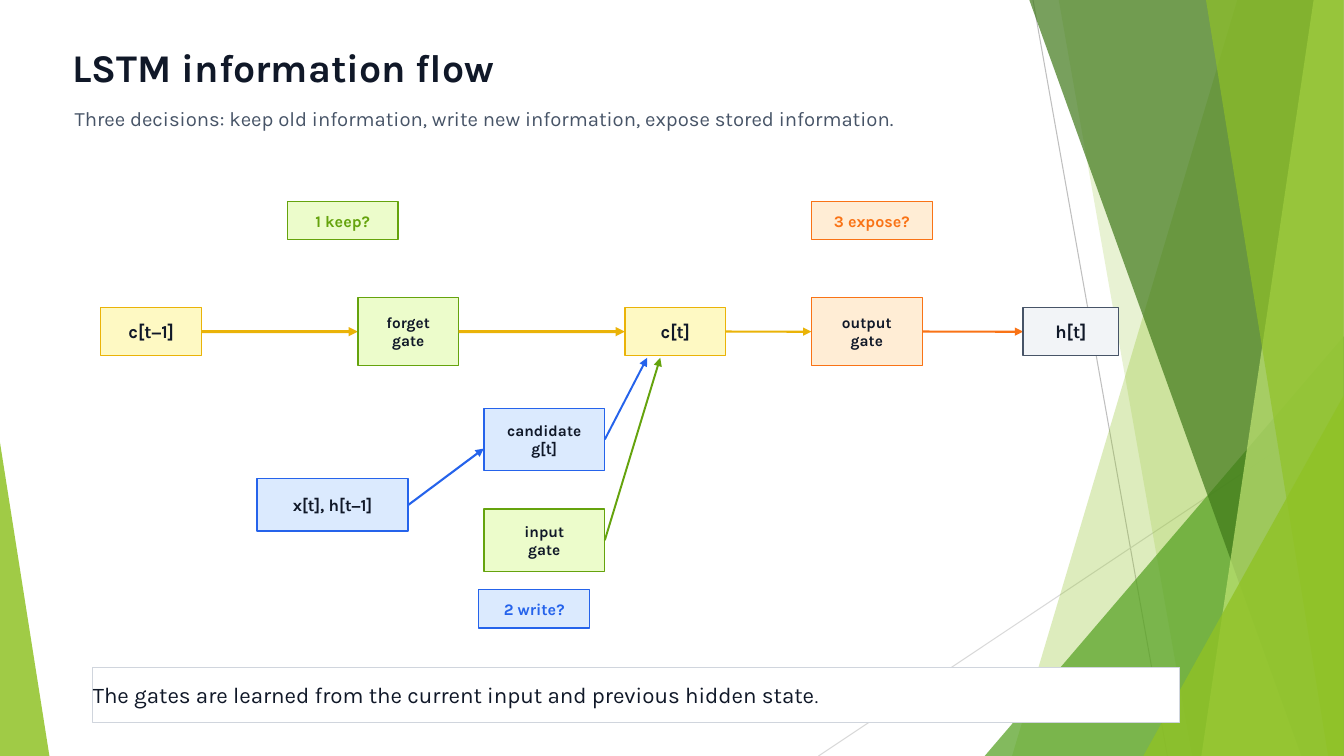
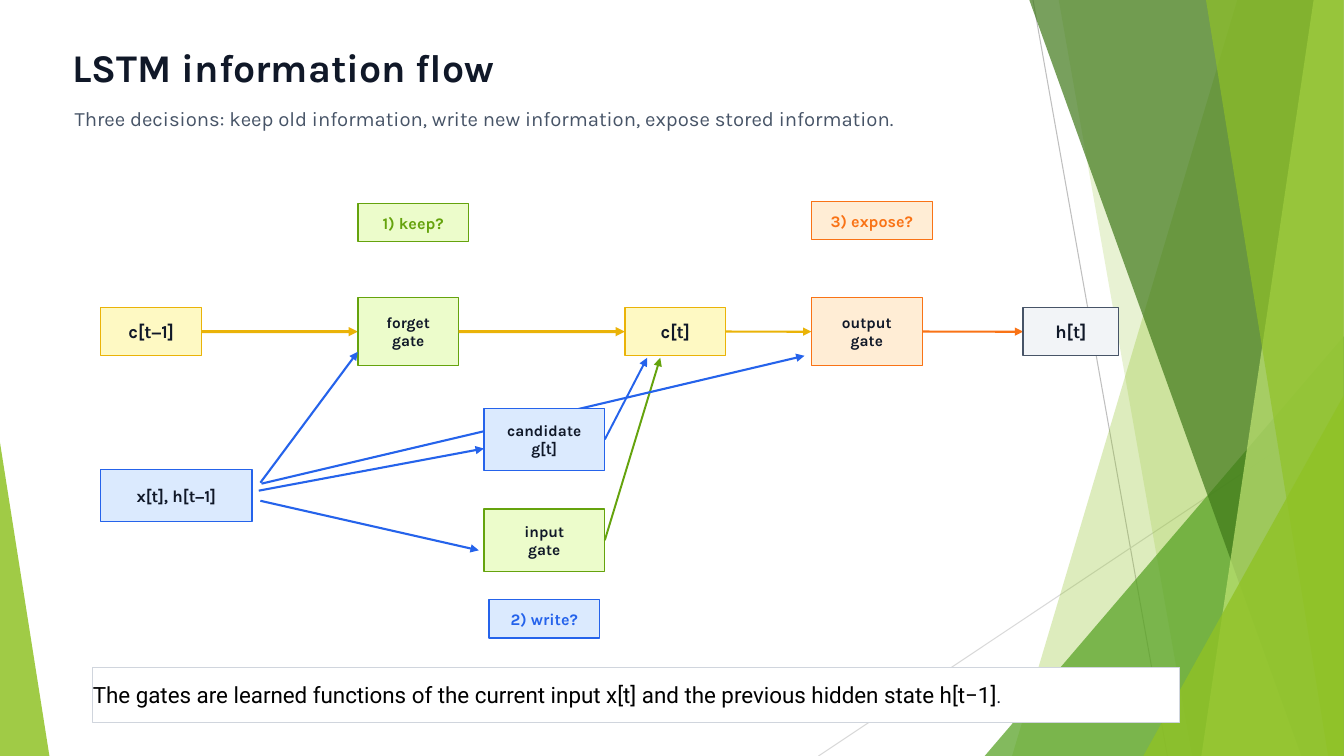
Before and after one commit to FranzGH/timeseries, a slide deck: slide 132 of Slides/04 Recurrent NNs.pptx (slide 133 before the commit). Drawn at 1344x756 pixels with LibreOffice and Linux fonts; fonts in the diff are those of the drawing. Boxes give left, top, right and bottom in pixels: in the first picture for what was removed or moved away, otherwise in the second. Text is boxed around its words. In the diff, an @@ line names an element or a change of style, - is before the commit and + after.

```diff
--- a/Slides/04 Recurrent NNs.pptx
+++ b/Slides/04 Recurrent NNs.pptx
@@ rectangle "1) keep?": place and size @@
-rectangle "1) keep?" at box(287, 202, 398, 240)
+rectangle "1) keep?" at box(358, 204, 469, 242)
@@ text in rectangle at box(383, 217, 444, 233): text changed @@
-1 keep?
+1) keep?
@@ text in rectangle at box(831, 215, 913, 231): text changed @@
-3 expose?
+3) expose?
@@ arrow added from (260, 483) to (358, 352), #2563EB 1.5 pt @@
@@ arrow added from (261, 484) to (805, 356), #2563EB 1.5 pt @@
@@ arrow moved from (408, 505) - (484, 449) to (259, 491) - (484, 449) @@
@@ rectangle "x[t], h[t−1]": place and size @@
-rectangle "x[t], h[t−1]" at box(257, 479, 408, 531)
+rectangle "x[t], h[t−1]" at box(101, 470, 252, 522)
@@ arrow added from (260, 501) to (479, 551), #2563EB 1.5 pt @@
@@ rectangle "2) write?": place and size @@
-rectangle "2) write?" at box(479, 590, 590, 628)
+rectangle "2) write?" at box(489, 600, 600, 638)
@@ text in rectangle at box(511, 613, 578, 627): text changed @@
-2 write?
+2) write?
@@ text in rectangle at box(93, 684, 997, 708): text changed; font Karla to Roboto; text colour #101828 to #000000 @@
-The gates are learned from the current input and previous hidden state.
+The gates are learned functions of the current input x[t] and the previous hidden state h[t−1].
```
Also in this commit, not shown: 130 other slides changed, 1 slide removed.
